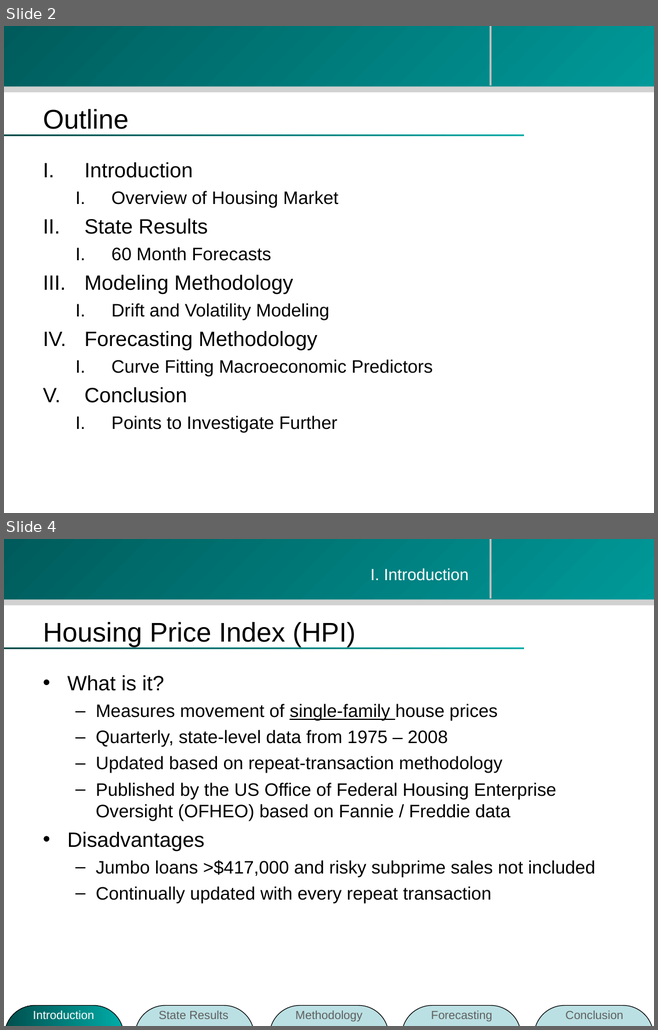
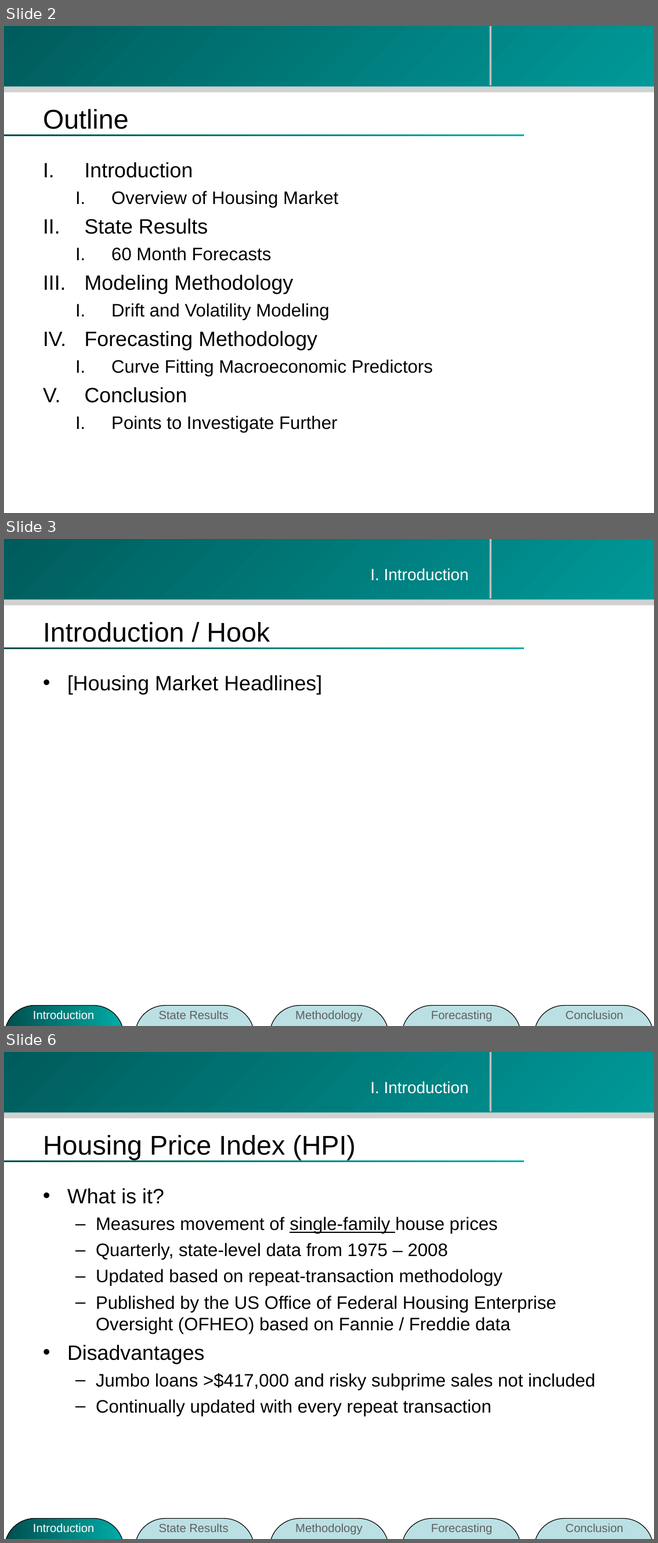
Before and after one commit to zhouzhenghui/svnrepository, a slide deck: SVNRepository/Presentation/M.Eng Final Presentation-take2.ppt. Shown one above the other, each under a label of ours: slides 2 and 4 before the commit, slides 2, 3 and 6 after it; the slides between them are not shown. The pictures are 658x1030 and 658x1543 pixels, drawn with LibreOffice and Linux fonts; fonts in the diff are those of the drawing; background and template pictures are left out. Boxes give left, top, right and bottom in pixels: in the first picture for what was removed or moved away, otherwise in the second. Text is boxed around its words. In the diff, an @@ line names an element or a change of style, - is before the commit and + after.

```diff
--- a/SVNRepository/Presentation/M.Eng Final Presentation-take2.ppt
+++ b/SVNRepository/Presentation/M.Eng Final Presentation-take2.ppt
@@ slide 3 added at (4,539,654,1026), background #FFFFFF; not listed: 4 template elements that a slide beside it also shows @@
@@ text added at (370,568,469,581), 18 pt, text #FFFFFF @@
+I. Introduction
@@ title added at (43,622,270,642), 30 pt, text #000000 @@
+Introduction / Hook
@@ text added at (67,675,322,694), 23 pt, text #000000 @@
+• [Housing Market Headlines]
@@ group added at (5,1005,653,1026): 5 rounded rectangles, 5 texts @@
+State Results
+Introduction
+Methodology
+Forecasting
+Conclusion
@@ what was slide 4 is now slide 6 @@
```
Also in this commit, not shown: 7 slides changed, 8 other slides added.
